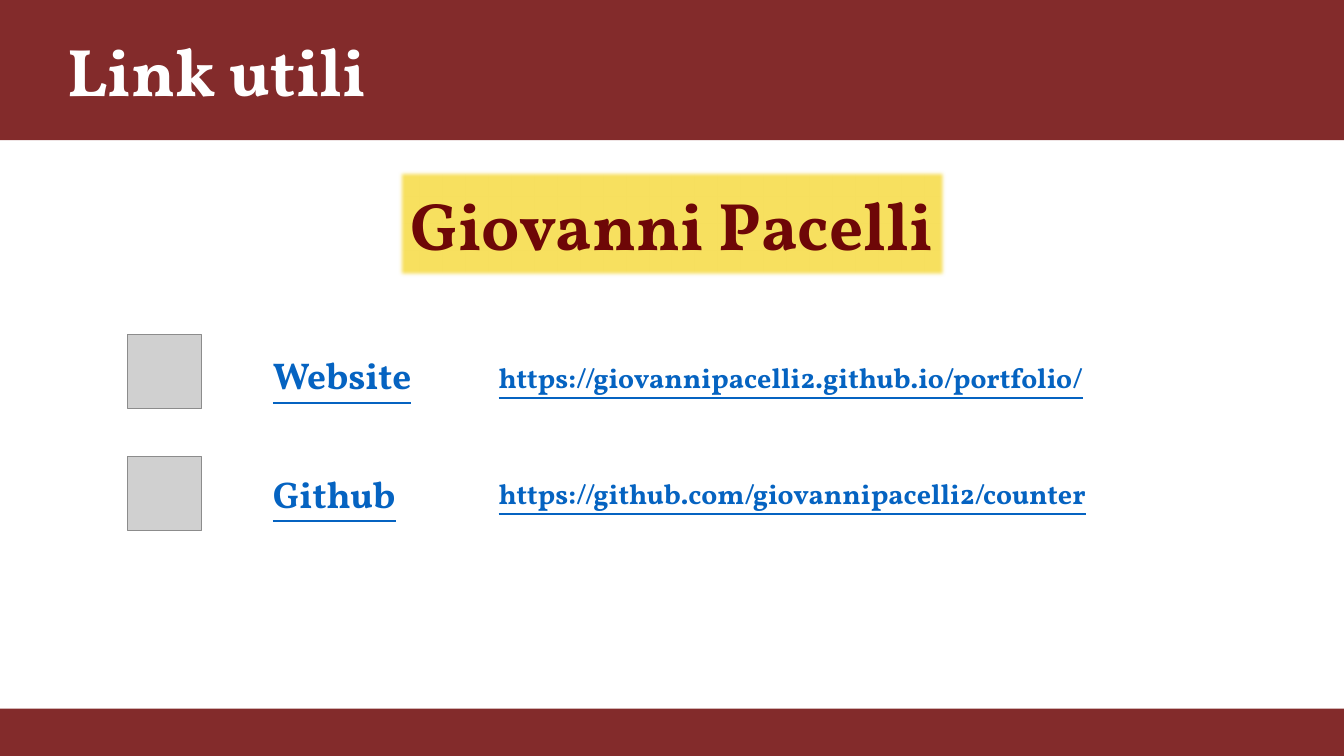
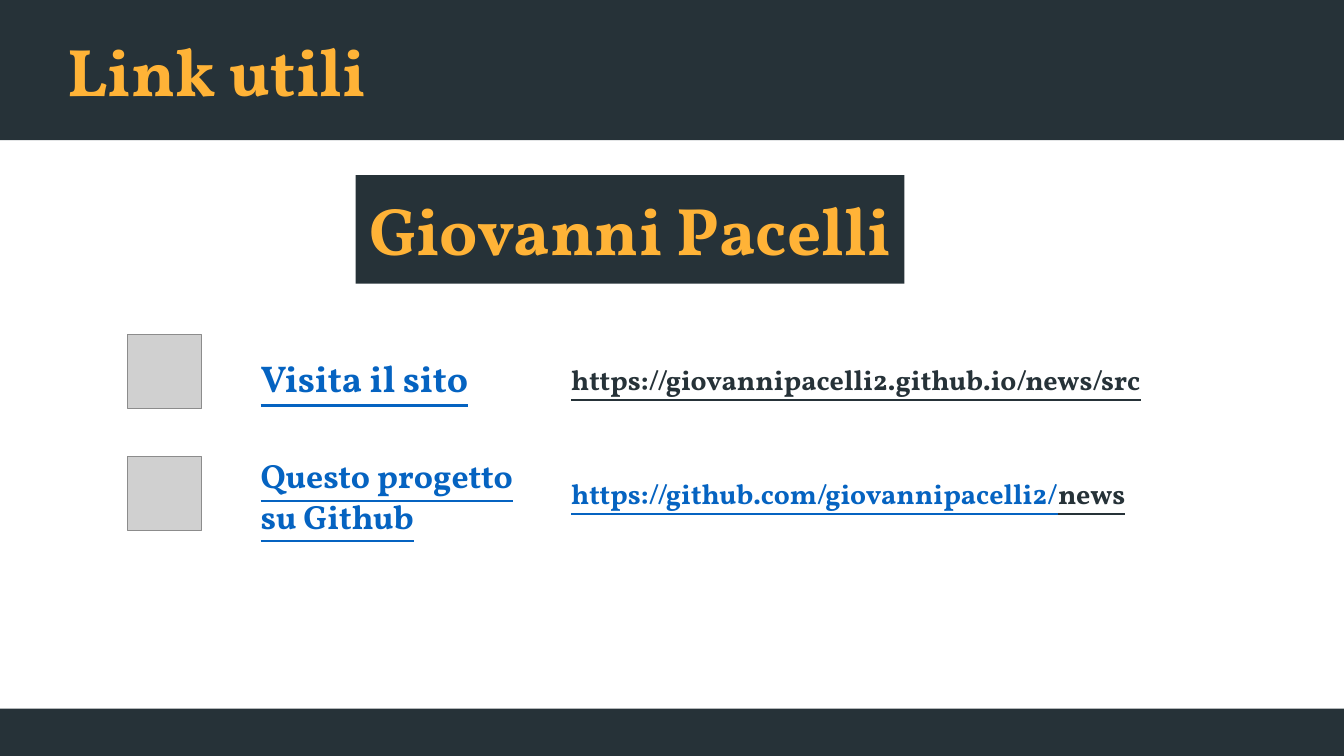
Before and after one commit to giovannipacelli2/news, a slide deck: slide 15 of src/assets/presentation/Presentazione_News.pptx (slide 19 before the commit). Drawn at 1344x756 pixels with LibreOffice and Linux fonts; fonts in the diff are those of the drawing; grey boxes stand for pictures. Boxes give left, top, right and bottom in pixels: in the first picture for what was removed or moved away, otherwise in the second. Text is boxed around its words. In the diff, an @@ line names an element or a change of style, - is before the commit and + after.

Commit message:
Presentation

```diff
--- a/src/assets/presentation/Presentazione_News.pptx
+++ b/src/assets/presentation/Presentazione_News.pptx
@@ rectangle at box(0, 0, 1344, 140): fill #6E0707 at 85% opacity to #263238 @@
@@ text "Link utili" at box(67, 48, 367, 97): text colour #FFFFFF to #FFB337 @@
@@ rectangle "Giovanni Pacelli": place and size @@
-rectangle "Giovanni Pacelli" at box(397, 169, 947, 278)
+rectangle "Giovanni Pacelli" at box(356, 175, 905, 284)
@@ rectangle "Giovanni Pacelli" at box(356, 175, 905, 284): text colour #6E0707 to #FFB337; fill #F7E05F to #263238 @@
@@ text at box(261, 365, 468, 407): text changed @@
-Website
+Visita il sito
@@ text at box(571, 370, 1140, 401): text changed; text colour #0563C1 to #263238 @@
-https://giovannipacelli2.github.io/portfolio/
+https://giovannipacelli2.github.io/news/src
@@ text at box(261, 465, 513, 542): text changed; size 26.7 to 24 pt @@
-Github
+Questo progetto su Github
@@ text at box(571, 484, 1125, 515): text changed @@
-https://github.com/giovannipacelli2/counter
+https://github.com/giovannipacelli2/news
@@ round same rect at box(0, 709, 1344, 756): fill #6E0707 at 85% opacity to #263238 @@
```
Also in this commit, not shown: 8 other slides changed, 3 slides added, 7 slides removed, 7 other files.
